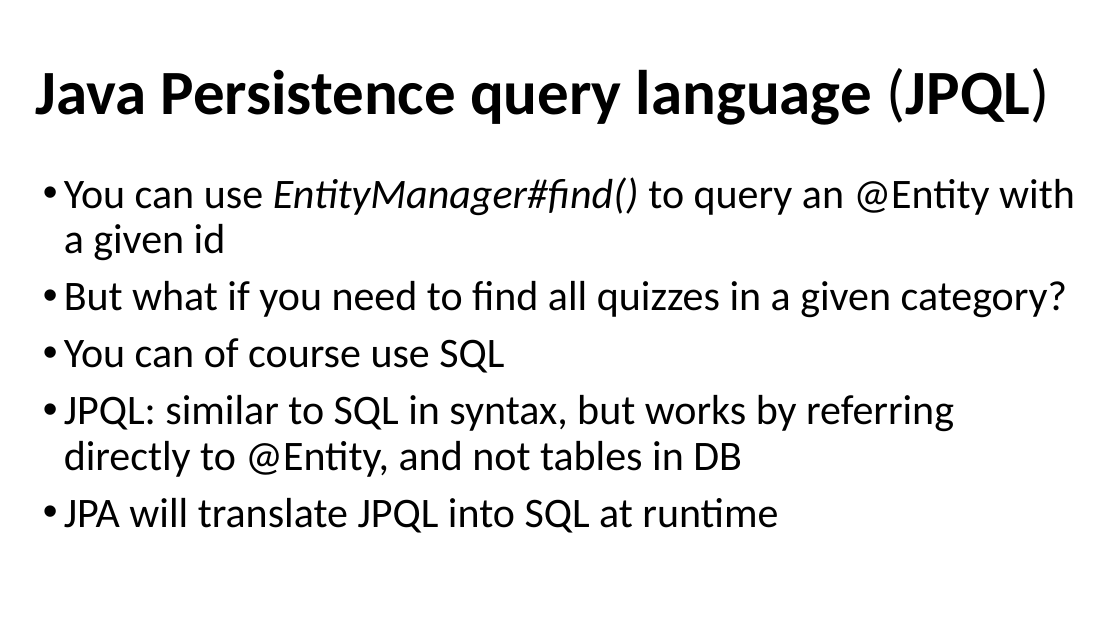
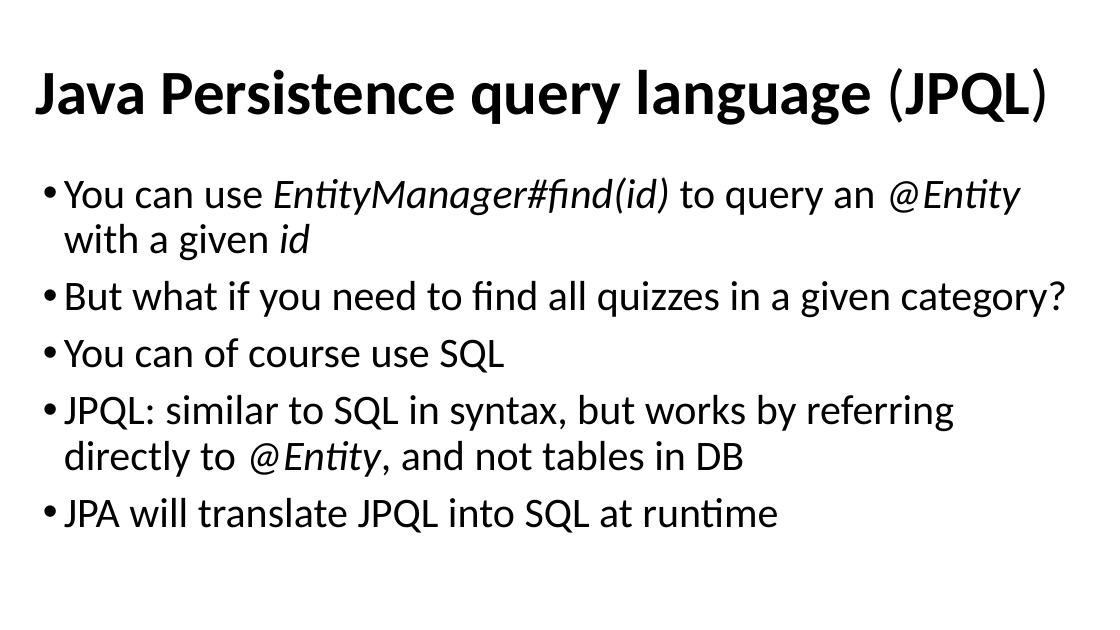
Before and after one commit to arcuri82/testing_security_development_enterprise_systems, a slide deck: slide 9 of doc/intro/slides/lesson_02_jpa.pptx (slide 6 before the commit). Drawn at 1120x630 pixels with LibreOffice and Linux fonts; fonts in the diff are those of the drawing. Boxes give left, top, right and bottom in pixels: in the first picture for what was removed or moved away, otherwise in the second. Text is boxed around its words. In the diff, an @@ line names an element or a change of style, - is before the commit and + after.

```diff
--- a/doc/intro/slides/lesson_02_jpa.pptx
+++ b/doc/intro/slides/lesson_02_jpa.pptx
@@ text at [64, 177, 1020, 261]: text changed; italic on @@
-• You can use EntityManager#find() to query an @Entity with a given id
+• You can use EntityManager#find(id) to query an @Entity with a given id
@@ text at [64, 395, 954, 477]: italic on in "@Entity," @@
```
Also in this commit, not shown: 2 other slides changed, 4 slides added, 1 other file.
